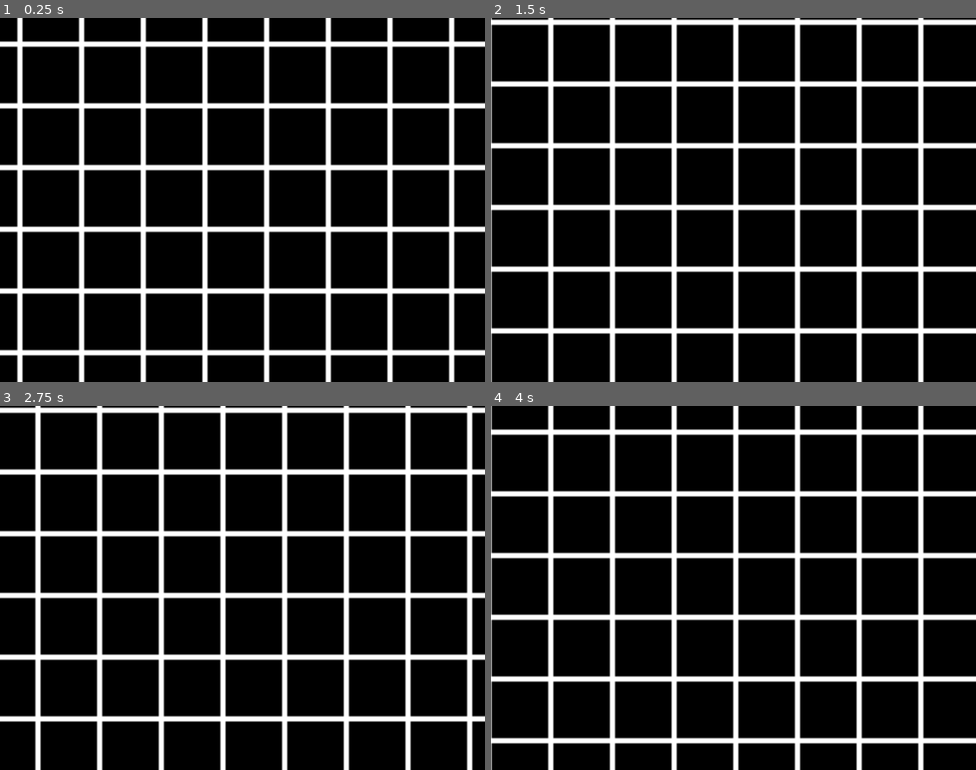
Above: before the commit, frames 1-4 (two rows, left to right).
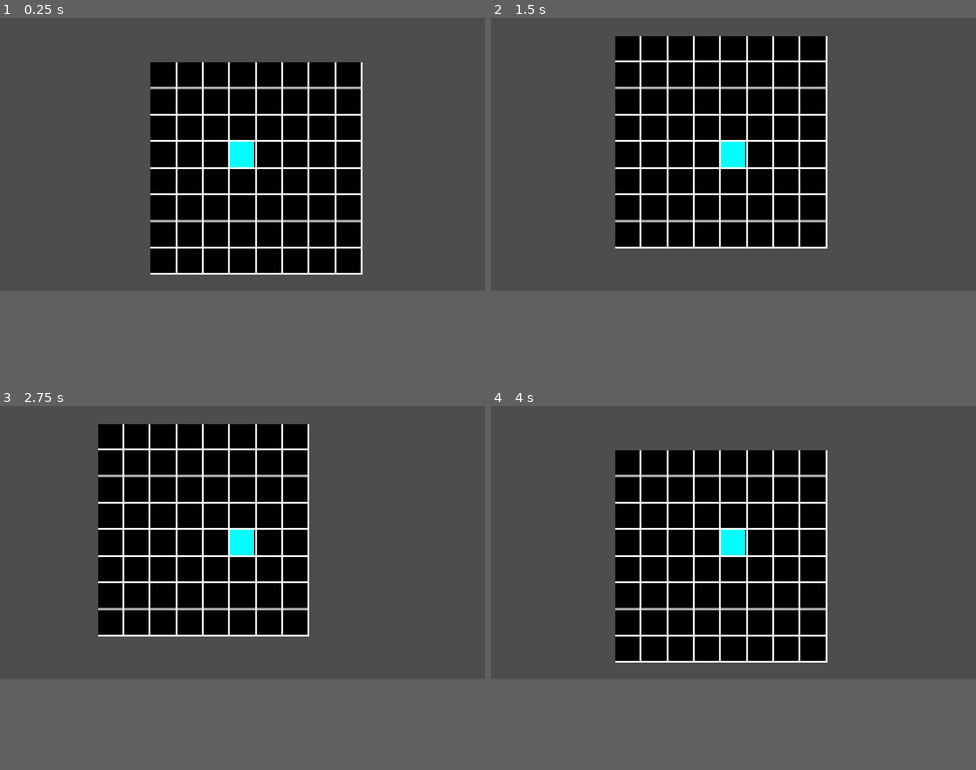
Above: after the commit, the same moments.

Repository: maseyonok421/maseyonok-sTestGameAboutPointThatCanMoveIn4DirectionsOnGrid
Game: Godot game, scene res://scenes/game.tscn
Two runs of this game, one before a commit and one after it. Both use one fixed random seed, a clock stepped at 60 frames per second and the inputs below.
Inputs:
- Up to frame 1 (0.25 s): no input
- Up to frame 2 (1.5 s): tap Enter at 0.5 s; hold Right (ui_right) 0.53-1.28 s; tap Space at 1.25 s; hold Down (ui_down) from 1.28 s (still down)
- Up to frame 3 (2.75 s): tap Enter at 2 s; release Down (ui_down) at 2.03 s; hold Right (ui_right) from 2.03 s (still down)
- Up to frame 4 (4 s): tap Space at 2.75 s; release Right (ui_right) at 2.78 s; hold Up (ui_up) 2.78-3.53 s; tap Enter at 3.5 s; hold Left (ui_left) from 3.53 s (still down)
The window is 800x600 before the commit and 800x450 after it. Grey fills any space a smaller window leaves; there, only what the larger window draws over its background counts as a difference.

The runs differ from the first frame. In frame 1, 61% of the frame differs, in the area x 0-100%, y 0-100%; in frame 2, 60%; in frame 3, 61%; in frame 4, 61%.

Commit message:
+ Base Player Generator; Player merged with bg

Diff:
--- a/prefabs/player.tscn
+++ b/prefabs/player.tscn
@@ -1,8 +1,12 @@
-[gd_scene load_steps=2 format=3 uid="uid://d24wgwq3572gw"]
+[gd_scene load_steps=3 format=3 uid="uid://d24wgwq3572gw"]
 
 [ext_resource type="Script" uid="uid://bvjt7sn5rxj34" path="res://scripts/player.gd" id="1_72ieh"]
+[ext_resource type="Script" uid="uid://c46pv6chb0hkf" path="res://scripts/playerTextureGenerator.gd" id="2_4dohe"]
 
 [node name="Player" type="Node2D"]
 script = ExtResource("1_72ieh")
 
-[node name="Camera2D" type="Camera2D" parent="."]
+[node name="Camera" type="Camera2D" parent="."]
+
+[node name="Sprite" type="Sprite2D" parent="."]
+script = ExtResource("2_4dohe")
--- a/project.godot
+++ b/project.godot
@@ -21,7 +21,6 @@
 
 [display]
 
-window/size/viewport_width=800
-window/size/viewport_height=600
+window/size/viewport_width=1280
+window/size/viewport_height=720
 window/stretch/mode="canvas_items"
-window/stretch/aspect="expand"
--- a/scenes/game.tscn
+++ b/scenes/game.tscn
@@ -1,16 +1,13 @@
 [gd_scene load_steps=4 format=3 uid="uid://ct3fjmk24n06b"]
 
+[ext_resource type="Script" uid="uid://dh3cvjg3ekaqr" path="res://scripts/gameManager.gd" id="1_lnu2h"]
 [ext_resource type="PackedScene" uid="uid://d24wgwq3572gw" path="res://prefabs/player.tscn" id="1_uwrxv"]
-[ext_resource type="Texture2D" uid="uid://ho6t8aajhb4n" path="res://testBG.jpg" id="2_yqjtg"]
 [ext_resource type="Script" uid="uid://bw3u537vgvml3" path="res://scripts/bgGenerator.gd" id="3_lnu2h"]
 
 [node name="Game" type="Node2D"]
+script = ExtResource("1_lnu2h")
+
+[node name="bg" type="Sprite2D" parent="."]
+script = ExtResource("3_lnu2h")
 
 [node name="Player" parent="." instance=ExtResource("1_uwrxv")]
-position = Vector2(349, 413)
-
-[node name="TestBg" type="Sprite2D" parent="."]
-position = Vector2(451, 256.00006)
-scale = Vector2(2.8259037, 2.8259037)
-texture = ExtResource("2_yqjtg")
-script = ExtResource("3_lnu2h")
--- a/scripts/bgGenerator.gd
+++ b/scripts/bgGenerator.gd
@@ -2,8 +2,11 @@
 
 
 func _ready() -> void:
-	var width  = ( Global.fullCellSize ) * 32
-	var height = ( Global.fullCellSize ) * 32
+
+	print(Global.fullCellSize)
+
+	var width  = ( Global.fullCellSize ) * 8
+	var height = ( Global.fullCellSize ) * 8
 
 	var bgImg = Image.create(width, height, false, Image.FORMAT_L8);
 	for i in range(width):
--- /dev/null
+++ b/scripts/gameManager.gd
@@ -0,0 +1,14 @@
+extends Node2D
+
+
+# Called when the node enters the scene tree for the first time.
+func _ready() -> void:
+	$bg.position += Vector2(
+		Global.fullCellSize/2 + Global.gridLineSize/2-0.5,
+		Global.fullCellSize/2 + Global.gridLineSize/2-0.5)
+	pass
+
+
+# Called every frame. 'delta' is the elapsed time since the previous frame.
+func _process(delta: float) -> void:
+	pass
--- /dev/null
+++ b/scripts/playerTextureGenerator.gd
@@ -0,0 +1,14 @@
+extends Sprite2D
+
+
+func _ready() -> void:
+
+	var width  = Global.cellSize
+	var height = Global.cellSize
+
+	var img = Image.create(width, height, false, Image.FORMAT_RGB8)
+	for i in range(width):
+		for j in range(height):
+			img.set_pixel(i, j, Color(0, 1, 1))
+
+	texture = ImageTexture.create_from_image(img)
--- a/singletones/GLOBAL.gd
+++ b/singletones/GLOBAL.gd
@@ -1,5 +1,5 @@
 extends Node
 
-const gridLineSize = 4
-const cellSize = 32
+const gridLineSize = 6
+const cellSize = 64
 var fullCellSize = gridLineSize + cellSize
Not shown, added: scripts/gameManager.gd.uid
Not shown, added: scripts/playerTextureGenerator.gd.uid
